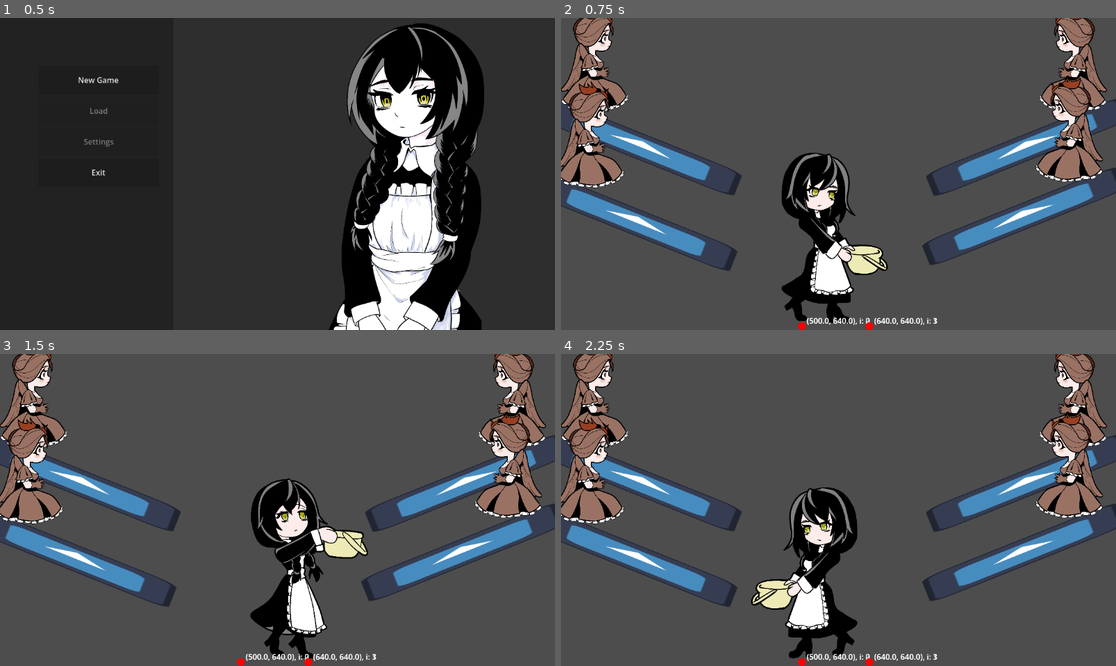
Above: before the commit, frames 1-4 (two rows, left to right).
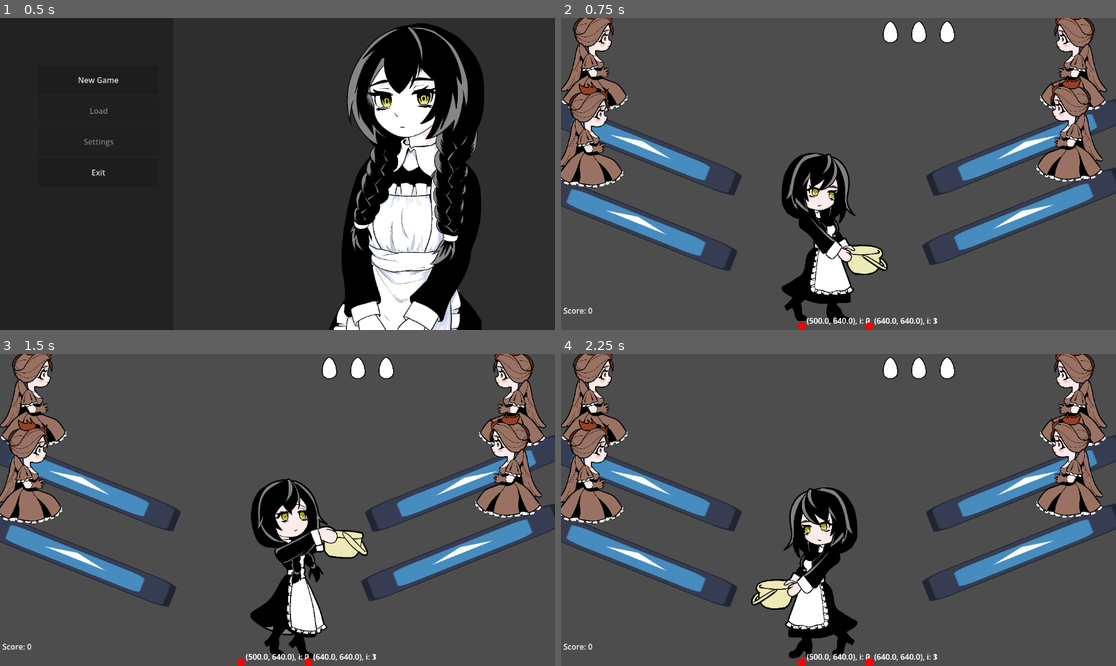
Above: after the commit, the same moments.

Repository: tenglor/alt-arcade
Game: Godot game, scene res://ui/main_menu/main_menu.tscn
Same seed, same stepped clock (60 frames per second), same inputs: the game is played once before the commit and once after it. The engine's default icon, where the game draws it, is replaced by a stand-in: a white triangle on a blue panel in a dark square.
Inputs (mouse positions are in pixels of both pictures, inside the frame that each line leads up to):
- Up to frame 1 (0.5 s): no input
- Up to frame 2 (0.75 s): click "New Game" at 0.5 s
- Up to frame 3 (1.5 s): tap Enter at 1.25 s; move the mouse to (399, 494) at 1.27 s; click (399, 494) at 1.42 s
- Up to frame 4 (2.25 s): tap Space at 2 s; move the mouse to (727, 525) at 2.02 s; click (727, 525) at 2.17 s

Frame 1 is identical in both runs. In frame 2, 0.5% of the frame differs, in the area x 0-71%, y 0-95%; in frame 3, 0.5%; in frame 4, 0.5%.

Commit message:
hud++, added readme

Diff:
--- a/actors/chicken/chicken.gd
+++ b/actors/chicken/chicken.gd
@@ -5,5 +5,5 @@
 	pass # Replace with function body.
 
 # Called every frame. 'delta' is the elapsed time since the previous frame.
-func _process(delta: float) -> void:
+func _process(_delta: float) -> void:
 	pass
--- a/core/move_object.gd
+++ b/core/move_object.gd
@@ -1,4 +1,4 @@
-@tool
+#@tool
 extends Node2D
 
 @export var object: Node2D
@@ -22,6 +22,7 @@
 	queue_redraw()
 
 func _draw():
+	pass
 	for i in range(points.size()):
 		var p = points[i]
 		draw_circle(p, 8, Color.RED)     # Отрисовка каждой точки
--- a/objects/chicken_roost/chicken_roost.gd
+++ b/objects/chicken_roost/chicken_roost.gd
@@ -12,15 +12,14 @@
 
 func _on_body_entered(body) -> void:
 	if body.is_in_group("egg"):
-		print("Enter egg")
 		if player_check and body.can_catch:
-			body.queue_free()
+			body.catch()
 		body.can_catch = false;
 
 func _on_body_exited(body) -> void:
 	pass
 
-func spawn_egg(pos: Vector2):
+func spawn_egg(pos: Vector2) -> Node2D:
 	# Создаем экземпляр (копию) шаблона
 	var egg = egg_prefab.instantiate()
 	get_parent().add_child(egg)
@@ -34,6 +33,7 @@
 	# egg.call_deferred("set_global_position", pos)
 	# egg.call_deferred("set_scale", Vector2.ONE)
 	# Добавляем в дерево сцены как дочерний узел
+	return egg
 
 func _on_area_entered(body) -> void:
 	if body.is_in_group("player"):
--- a/objects/egg/egg.gd
+++ b/objects/egg/egg.gd
@@ -4,6 +4,7 @@
 
 var sharp = preload("res://objects/egg/egg_shard.tscn")
 signal crashed
+signal caught
 
 # Called when the node enters the scene tree for the first time.
 func _ready() -> void:
@@ -16,21 +17,25 @@
 		# call_deferred("spawn_sharps")
 		spawn_sharps()
 
+func catch() -> void:
+	caught.emit()
+	queue_free()
+
 func spawn_sharps() -> void:
-		var left = sharp.instantiate()
-		var right = sharp.instantiate()
-		get_parent().add_child(left)
-		get_parent().add_child(right)
-		left.apply_impulse(Vector2(-100, 0))
-		right.apply_impulse(Vector2(100, 0))
-		var left_texture = load("res://objects/egg/egg2.png")
-		var right_texture = load("res://objects/egg/egg1.png")
-		var left_shape = load("res://objects/egg/egg_shape_left.tres")
-		var right_shape = load("res://objects/egg/egg_shape_right.tres")
-		left.setup($Sprite2D, left_texture, left_shape, position + Vector2(0, -1))
-		right.setup($Sprite2D,right_texture, right_shape, position + Vector2(0, -1))
-		crashed.emit()
-		queue_free()
+	var left = sharp.instantiate()
+	var right = sharp.instantiate()
+	get_parent().add_child(left)
+	get_parent().add_child(right)
+	left.apply_impulse(Vector2(-100, 0))
+	right.apply_impulse(Vector2(100, 0))
+	var left_texture = load("res://objects/egg/egg2.png")
+	var right_texture = load("res://objects/egg/egg1.png")
+	var left_shape = load("res://objects/egg/egg_shape_left.tres")
+	var right_shape = load("res://objects/egg/egg_shape_right.tres")
+	left.setup($Sprite2D, left_texture, left_shape, position + Vector2(0, -1))
+	right.setup($Sprite2D,right_texture, right_shape, position + Vector2(0, -1))
+	crashed.emit()
+	queue_free()
 
 
 # Called every frame. 'delta' is the elapsed time since the previous frame.
--- a/project.godot
+++ b/project.godot
@@ -14,6 +14,10 @@
 run/main_scene="uid://om6wjx32qxct"
 config/features=PackedStringArray("4.7", "GL Compatibility")
 config/icon="res://icon.svg"
+
+[autoload]
+
+Global="*uid://hlvr3vf0q2np"
 
 [dotnet]
 
--- a/scenes/test.tscn
+++ b/scenes/test.tscn
@@ -7,6 +7,7 @@
 [ext_resource type="PackedScene" uid="uid://bhys1fcyputuk" path="res://core/input/Input.tscn" id="3_iyx0m"]
 [ext_resource type="PackedScene" uid="uid://dth0wkql67bja" path="res://objects/chicken_roost/chicken_roost.tscn" id="7_at5dv"]
 [ext_resource type="PackedScene" uid="uid://bvjfderfpdtx1" path="res://ui/game_menu/game_menu.tscn" id="7_jcd4p"]
+[ext_resource type="PackedScene" uid="uid://bqkeh3b8bismv" path="res://ui/hud/hud.tscn" id="8_jcd4p"]
 
 [sub_resource type="RectangleShape2D" id="RectangleShape2D_i60o8"]
 size = Vector2(1153, 20)
@@ -17,6 +18,8 @@
 [node name="Player" parent="." unique_id=766519368 instance=ExtResource("2_bl13t")]
 position = Vector2(573, 643)
 scale = Vector2(1.78, 1.78)
+
+[node name="HUD" parent="." unique_id=1193212197 instance=ExtResource("8_jcd4p")]
 
 [node name="EggGenerator" type="Node2D" parent="." unique_id=478956919 node_paths=PackedStringArray("chicken_roosts")]
 position = Vector2(990.99994, 368.00003)
--- /dev/null
+++ b/scrips/Global.gd
@@ -0,0 +1,19 @@
+extends Node
+
+func load_scene(target_scene) -> void:
+	# var target_scene = "res://scenes/test.tscn"
+	var old_room = get_tree().current_scene
+
+	var new_room = load(target_scene).instantiate()
+	get_tree().root.add_child(new_room)
+	get_tree().current_scene = new_room
+	old_room.queue_free()
+
+# Called when the node enters the scene tree for the first time.
+func _ready() -> void:
+	pass # Replace with function body.
+
+
+# Called every frame. 'delta' is the elapsed time since the previous frame.
+func _process(delta: float) -> void:
+	pass
--- a/scrips/egg_generator.gd
+++ b/scrips/egg_generator.gd
@@ -1,18 +1,36 @@
 extends Node2D
 
 @export var chicken_roosts: Array[Node2D]
+@onready var score: int = 0
+@onready var hud: HUD = $"../HUD"
+# var hud: HUD
+@onready var hp_counter = 0
+
 var rng = RandomNumberGenerator.new()
 var is_timeout = false
 
 # Called when the node enters the scene tree for the first time.
 func _ready() -> void:
-	pass # Replace with function body.
+	# hud = get_parent().get_child("HUD")
+	hud.set_score(score)
 
 func _on_timer_timeout():
 	var i = rng.randi_range(0, 3)
 	var chicken = chicken_roosts[i]
-	chicken.spawn_egg(chicken.position)
+	var egg = chicken.spawn_egg(chicken.position)
+	egg.crashed.connect(_on_egg_crashed)
+	egg.caught.connect(_on_egg_caught)
 	is_timeout = false
+
+func _on_egg_caught() -> void:
+	score+=1
+	hud.set_score(score)
+
+func _on_egg_crashed() -> void:
+	hud.crush_egg(hp_counter)
+	hp_counter+=1
+	pass
+
 
 # Called every frame. 'delta' is the elapsed time since the previous frame.
 func _process(delta: float) -> void:
--- a/ui/game_menu/game_menu.gd
+++ b/ui/game_menu/game_menu.gd
@@ -6,7 +6,16 @@
 	process_mode = PROCESS_MODE_ALWAYS
 	# pass # Replace with function body.
 
+func _on_return_title_button_pressed() -> void:
+	get_tree().paused = false
+	Global.load_scene("res://ui/main_menu/main_menu.tscn")
+
+func _on_continue_button_pressed()->void:
+	get_tree().paused = false
+	visible = false
+
 func _on_exit_button_pressed() -> void:
+	get_tree().paused = false
 	get_tree().quit()
 
 # Called every frame. 'delta' is the elapsed time since the previous frame.
--- a/ui/game_menu/game_menu.tscn
+++ b/ui/game_menu/game_menu.tscn
@@ -50,4 +50,6 @@
 layout_mode = 2
 text = "Exit"
 
+[connection signal="pressed" from="PanelContainer/MarginContainer/VBoxContainer/ContinueButton" to="." method="_on_continue_button_pressed"]
+[connection signal="pressed" from="PanelContainer/MarginContainer/VBoxContainer/ReturnTitleButton" to="." method="_on_return_title_button_pressed"]
 [connection signal="pressed" from="PanelContainer/MarginContainer/VBoxContainer/ExitButton" to="." method="_on_exit_button_pressed"]
--- a/ui/hud/hud.gd
+++ b/ui/hud/hud.gd
@@ -1,14 +1,24 @@
+class_name HUD
 extends CanvasLayer
 
-var score: int
-
+@onready var score_label = $ScoreLabel
+var hp: int = 0
+@export var max_hp: int = 3
 
 # Called when the node enters the scene tree for the first time.
 func _ready() -> void:
 	pass # Replace with function body.
 
-func set_score(int _score):
-	score = _score
+func set_score(score: int) -> void:
+	score_label.set_text("Score: " + str(score))
+
+func crush_egg(i: int) -> void:
+	var broken_egg = load("res://objects/egg/broken_egg.png")
+	if i < max_hp:
+		var texture_rect = get_node("HPContainer/TextureRect" + str(i))
+		texture_rect.texture = broken_egg
+
+
 
 # Called every frame. 'delta' is the elapsed time since the previous frame.
 func _process(delta: float) -> void:
--- a/ui/hud/hud.tscn
+++ b/ui/hud/hud.tscn
@@ -1,18 +1,35 @@
 [gd_scene format=3 uid="uid://bqkeh3b8bismv"]
 
 [ext_resource type="Script" uid="uid://cqyeitaae8al3" path="res://ui/hud/hud.gd" id="1_xmswo"]
+[ext_resource type="Texture2D" uid="uid://bdvorol2o10pm" path="res://objects/egg/egg0.png" id="2_4d6w6"]
 
 [node name="HUD" type="CanvasLayer" unique_id=1193212197]
 script = ExtResource("1_xmswo")
 
-[node name="RichTextLabel" type="RichTextLabel" parent="." unique_id=2002619382]
-offset_right = 219.0
-offset_bottom = 69.0
-text = "Ты чё, пёс!"
+[node name="ScoreLabel" type="Label" parent="." unique_id=1817301195]
+offset_left = 5.0
+offset_top = 596.0
+offset_right = 310.0
+offset_bottom = 639.0
+text = "Score: 0"
 
-[node name="ScoreLabel" type="Label" parent="." unique_id=1817301195]
-offset_left = 846.0
-offset_top = 3.0
-offset_right = 1151.0
-offset_bottom = 46.0
-text = "Score: 0"
+[node name="HPContainer" type="HBoxContainer" parent="." unique_id=346269476]
+offset_left = 656.0
+offset_top = 1.0
+offset_right = 1110.0
+offset_bottom = 56.0
+
+[node name="TextureRect0" type="TextureRect" parent="HPContainer" unique_id=559572103]
+layout_mode = 2
+texture = ExtResource("2_4d6w6")
+expand_mode = 2
+
+[node name="TextureRect1" type="TextureRect" parent="HPContainer" unique_id=1822545045]
+layout_mode = 2
+texture = ExtResource("2_4d6w6")
+expand_mode = 2
+
+[node name="TextureRect2" type="TextureRect" parent="HPContainer" unique_id=905601401]
+layout_mode = 2
+texture = ExtResource("2_4d6w6")
+expand_mode = 2
--- a/ui/main_menu/main_menu.gd
+++ b/ui/main_menu/main_menu.gd
@@ -7,14 +7,14 @@
 
 
 func _on_new_game_button_pressed() -> void:
+	Global.load_scene("res://scenes/test.tscn")
+	# var target_scene = "res://scenes/test.tscn"
+	# var old_room = get_tree().current_scene
 
-	var target_scene = "res://scenes/test.tscn"
-	var old_room = get_tree().current_scene
-
-	var new_room = load(target_scene).instantiate()
-	get_tree().root.add_child(new_room)
-	get_tree().current_scene = new_room
-	old_room.queue_free()
+	# var new_room = load(target_scene).instantiate()
+	# get_tree().root.add_child(new_room)
+	# get_tree().current_scene = new_room
+	# old_room.queue_free()
 
 
 func _on_exit_button_pressed() -> void:
--- /dev/null
+++ b/ui/themes/theme.tres
@@ -0,0 +1,3 @@
+[gd_resource type="Theme" format=3 uid="uid://u71gotusqnj0"]
+
+[resource]
Binary file added: objects/egg/broken_egg.png
Not shown, added: objects/egg/broken_egg.png.import
Not shown, added: scrips/Global.gd.uid
Not shown, added: scenes/test.tscn4418367712.tmp
